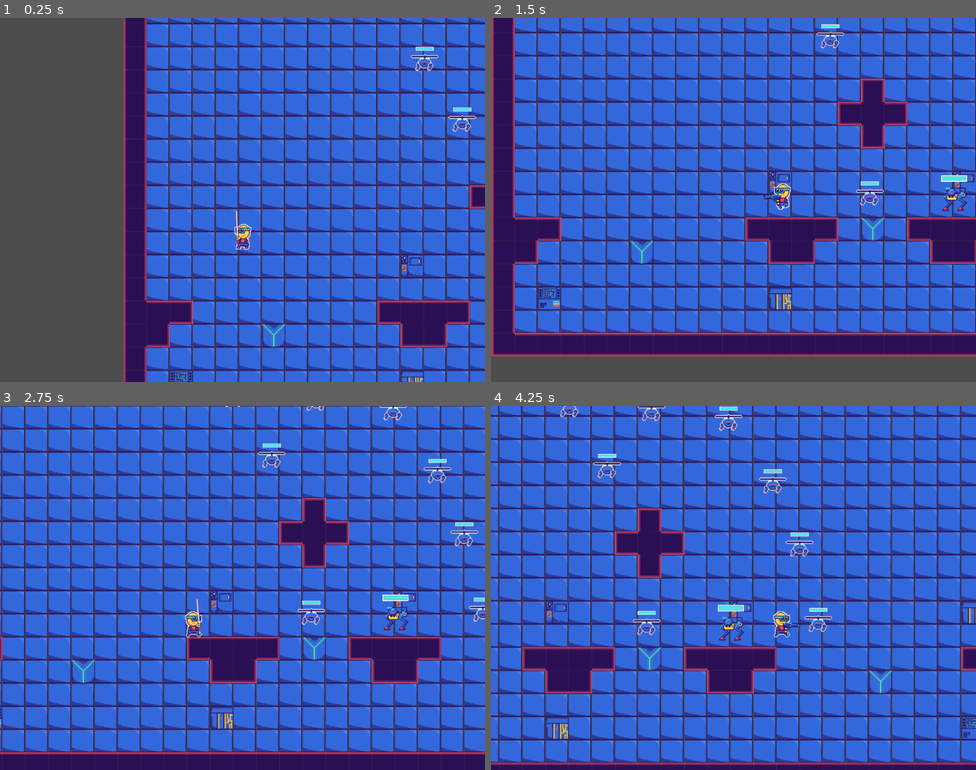
Above: before the commit, frames 1-4 (two rows, left to right).
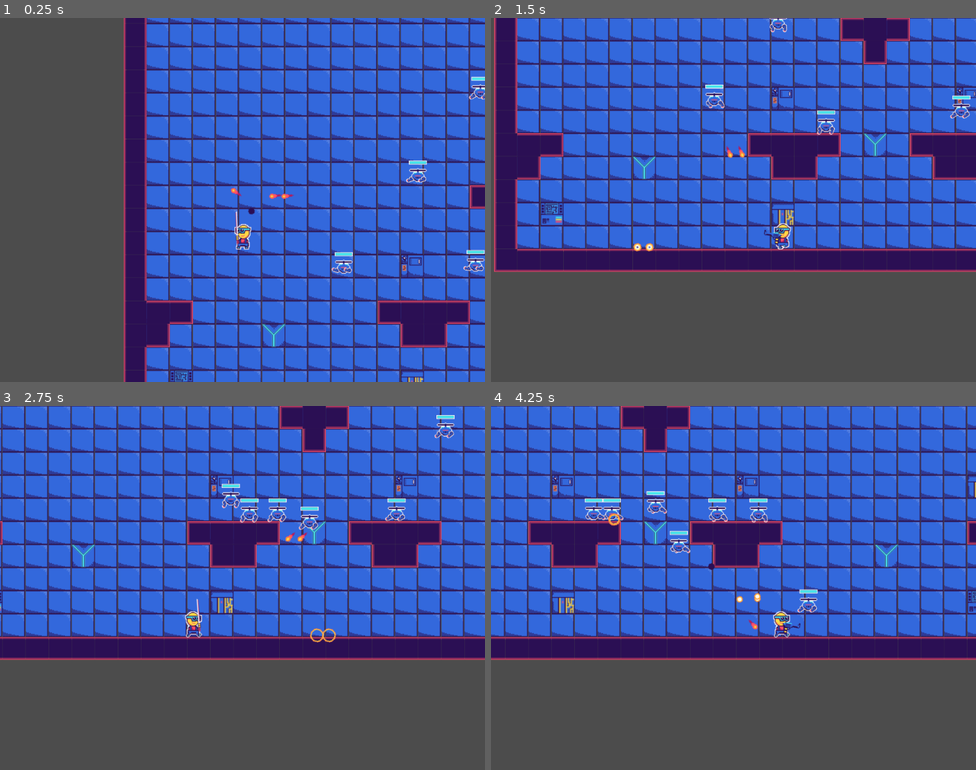
Above: after the commit, the same moments.

Repository: Sjbrimley26/Heli-Climber
Game: Godot game, scene res://Level1.tscn
The game is run twice, just before and just after one commit, with the same random seed, the same clock (stepped at 60 frames per second) and the same inputs. The project has no main scene, so this scene is started directly.
Inputs (mouse positions are in pixels of both pictures, inside the frame that each line leads up to):
- Up to frame 1 (0.25 s): no input
- Up to frame 2 (1.5 s): move the mouse to (840, 181) at 0.52 s; press the mouse at (840, 181) at 0.53 s; hold Right (right) from 0.53 s (still down); tap Up (up) at 0.77 s; move the mouse to (636, 218) at 1.27 s; release the mouse at (636, 218) at 1.28 s; tap E (weapon_next) at 1.35 s
- Up to frame 3 (2.75 s): tap Up (up) at 1.52 s; move the mouse to (291, 507) at 2.02 s; release Right (right) at 2.03 s; hold Left (left) from 2.03 s (still down); tap Q (weapon_prev) at 2.1 s
- Up to frame 4 (4.25 s): move the mouse to (709, 660) at 2.77 s; release Left (left) at 2.78 s; hold Right (right) from 2.78 s (still down); click (709, 660) at 2.85 s; tap Up (up) at 3.02, 3.77 s; move the mouse to (879, 642) at 3.52 s; tap E (weapon_next) at 3.6 s

The runs differ from the first frame. In frame 1, 1.0% of the frame differs, in the area x 47-100%, y 7-71%; in frame 2, 61%; in frame 3, 43%; in frame 4, 68%, in the area x 0-100%, y 0-100%.
Error before the commit: Parse Error: Mixed tabs and spaces in indentation. (res://characters/enemies/Enemy.gd:51)

Commit message:
Fixed some bugs
Enemy class working

Diff:
--- a/Level1.tscn
+++ b/Level1.tscn
@@ -7,7 +7,6 @@
 [ext_resource path="res://img/tiles/wall_2.png" type="Texture" id=5]
 [ext_resource path="res://img/tiles/wall_3.png" type="Texture" id=6]
 [ext_resource path="res://img/tiles/wall_4.png" type="Texture" id=7]
-[ext_resource path="res://characters/enemies/Runner.tscn" type="PackedScene" id=9]
 [ext_resource path="res://characters/enemies/Heli_Drone.tscn" type="PackedScene" id=10]
 
 [sub_resource type="GDScript" id=1]
@@ -457,28 +456,28 @@
 position = Vector2( 4.71098, -85.2149 )
 
 [node name="Heli_Drone3" parent="." instance=ExtResource( 10 )]
-position = Vector2( 538.781, -161.634 )
+position = Vector2( 145.003, 17.2345 )
+
+[node name="Heli_Drone4" parent="." instance=ExtResource( 10 )]
+position = Vector2( 247.786, -109.575 )
+
+[node name="Heli_Drone5" parent="." instance=ExtResource( 10 )]
+position = Vector2( 338.555, -229.711 )
 
 [node name="Heli_Drone6" parent="." instance=ExtResource( 10 )]
-position = Vector2( 477.378, -248.399 )
+position = Vector2( 411.971, -309.801 )
 
 [node name="Heli_Drone7" parent="." instance=ExtResource( 10 )]
-position = Vector2( 370.591, -261.747 )
+position = Vector2( 472.039, -229.711 )
 
 [node name="Heli_Drone8" parent="." instance=ExtResource( 10 )]
-position = Vector2( 257.13, -267.086 )
+position = Vector2( 573.487, -101.566 )
 
 [node name="Heli_Drone9" parent="." instance=ExtResource( 10 )]
-position = Vector2( 309.189, -182.991 )
+position = Vector2( 665.591, 15.8996 )
 
 [node name="Heli_Drone10" parent="." instance=ExtResource( 10 )]
-position = Vector2( 363.917, 34.5874 )
-
-[node name="Heli_Drone4" parent="." instance=ExtResource( 10 )]
-position = Vector2( 575.822, -74.0822 )
-
-[node name="Heli_Drone5" parent="." instance=ExtResource( 10 )]
-position = Vector2( 601.639, 30.3067 )
-
-[node name="Runner" parent="." instance=ExtResource( 9 )]
-position = Vector2( 480.542, 38.7104 )
+position = Vector2( 494.731, 14.5648 )
+
+[node name="Heli_Drone11" parent="." instance=ExtResource( 10 )]
+position = Vector2( 331.881, 18.5693 )
--- a/characters/Player.gd
+++ b/characters/Player.gd
@@ -15,7 +15,7 @@
 	0.8,
 	8,
 	8,
-	6,
+	4.5,
 	3
 ]
 var prevEquipped
--- a/characters/components/statuses/Self_Healing.gd
+++ b/characters/components/statuses/Self_Healing.gd
@@ -2,7 +2,7 @@
 
 export var HEAL_AMOUNT = 1.0
 export var HEAL_RATE = 5.0
-var cooldown = 0
+var cooldown = 5
 
 signal trigger()
 
--- a/characters/enemies/Enemy.gd
+++ b/characters/enemies/Enemy.gd
@@ -11,45 +11,46 @@
 
 # required Nodes: HealthBar, Detection, Detonation
 func _ready():
-    set_meta("type", "enemy")
-    var hp_err = $HealthBar.connect("dead", self, "die")
-    if hp_err != OK:
-        print("error connecting HealthBar")
-    var det_err = $Detection.connect("body_entered", self, "enemy_detected")
-    if det_err != OK:
-        print("error connecting Detection (Area2D)")
-    var explosion_err = $Detonation.connect("animation_finished", self, "queue_free")
-    if explosion_err != OK:
-        print("error connecting Detonation")
-    if has_node("AnimationPlayer"):
-        var anim_err = $AnimationPlayer.connect("animation_finished", self, "on_animation_end")
-        if anim_err != OK:
-            print("error connecting AnimationPlayer")
+	set_meta("type", "enemy")
+	var hp_err = $HealthBar.connect("dead", self, "die")
+	if hp_err != OK:
+		print("error connecting HealthBar")
+	$HealthBar.set_max_health(MAX_HEALTH)
+	var det_err = $Detection.connect("body_entered", self, "enemy_detected")
+	if det_err != OK:
+		print("error connecting Detection (Area2D)")
+	var explosion_err = $Detonation.connect("animation_finished", self, "queue_free")
+	if explosion_err != OK:
+		print("error connecting Detonation")
+	if has_node("AnimationPlayer"):
+		var anim_err = $AnimationPlayer.connect("animation_finished", self, "on_animation_end")
+		if anim_err != OK:
+			print("error connecting AnimationPlayer")
 
 
 func die():
-    $CollisionShape2D.set_deferred("disabled", true)
-    $HealthBar.visible = false
-    $Detonation.visible = true
-    $Detonation.playing = true
-    if has_node("AnimationPlayer"):
-        $AnimationPlayer.stop()
-    if has_node("body"):
-        $body.visible = false
-    if has_node("head"):
-        $head.visible = false
-    set_physics_process(false)
+	$CollisionShape2D.set_deferred("disabled", true)
+	$HealthBar.visible = false
+	$Detonation.visible = true
+	$Detonation.playing = true
+	if has_node("AnimationPlayer"):
+		$AnimationPlayer.stop()
+	if has_node("body"):
+		$body.visible = false
+	if has_node("head"):
+		$head.visible = false
+	set_physics_process(false)
 
 
 func enemy_detected(body):
-    if body.has_meta("type") and body.get_meta("type") == "player":
-        target = body
+	if body.has_meta("type") and body.get_meta("type") == "player":
+		target = body
 
 
 func on_collision(body):
 	if body.has_meta("type") and body.get_meta("type") == "projectile":
-        emit_signal("hp_changed", -body.damage)
+		emit_signal("hp_changed", -body.damage)
 
 
 func on_animation_end(_name):
-    pass
+	pass
--- a/characters/enemies/Heli_Drone.gd
+++ b/characters/enemies/Heli_Drone.gd
@@ -3,9 +3,9 @@
 const FIRE_RATE = 4
 const FIRE_RANGE = 300
 # https://gamedevelopment.tutsplus.com/tutorials/understanding-steering-behaviors-collision-avoidance--gamedev-7777
-const SIGHT_RANGE = 30
-const MAX_AVOID_FORCE = 8
-const SEP_FORCE = 5
+const SIGHT_RANGE = 100
+const MAX_AVOID_FORCE = 6
+const SEP_FORCE = 6
 
 enum {STATE_IDLE, STATE_CHASING, STATE_ATTACKING}
 
@@ -75,14 +75,14 @@
 			# stop when in range
 			if target_distance <= FIRE_RANGE and hasLOS:
 				var target_location = global_position + target_speed
-				#var curr_dist = global_position.distance_to(target.global_position)
+
 				var next_dist = target_location.distance_to(target.global_position)
 				if next_dist >= FIRE_RANGE:
-					# target_speed = Vector2(0,0) # this causes a complete stop
-					target_speed.x *= 0.8
-					target_speed.y *= 0.8
-					if target_speed.length <= 0.2:
-						target_speed = Vector2(0, 0)
+					target_speed = Vector2(0,0) # this causes a complete stop
+					#target_speed.x *= 0.8
+					#target_speed.y *= 0.8
+					#if target_speed.length() <= 0.02:
+						#target_speed = Vector2(0, 0)
 					# this should cause a gradual slowdown
 
 			# separation
--- a/characters/enemies/Heli_Drone.tscn
+++ b/characters/enemies/Heli_Drone.tscn
@@ -86,6 +86,7 @@
 
 [node name="head" type="AnimatedSprite" parent="."]
 frames = SubResource( 2 )
+frame = 1
 playing = true
 
 [node name="arm_l" type="Sprite" parent="head"]
--- a/guns/Bat.tscn
+++ b/guns/Bat.tscn
@@ -33,7 +33,7 @@
 
 [sub_resource type="Animation" id=6]
 resource_name = "fire"
-length = 0.7
+length = 0.5
 tracks/0/type = "value"
 tracks/0/path = NodePath("AnimatedSprite:frame")
 tracks/0/interp = 1
--- a/guns/projectiles/BaseballBullet.gd
+++ b/guns/projectiles/BaseballBullet.gd
@@ -5,7 +5,7 @@
 signal trigger_aoe()
 
 func _init():
-	speed = 600
+	speed = 800
 	set_damage(7)
 	affected_by_gravity = true
 
Not shown: 1 places in Level1.tscn that only renumber resources
